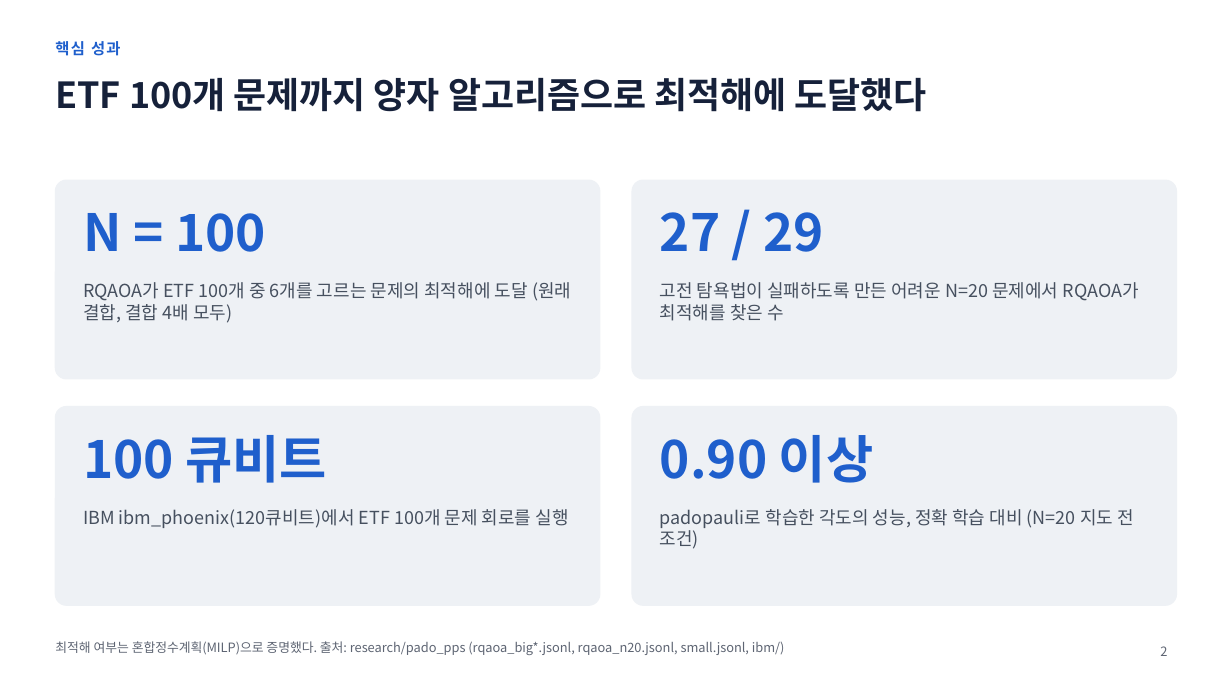
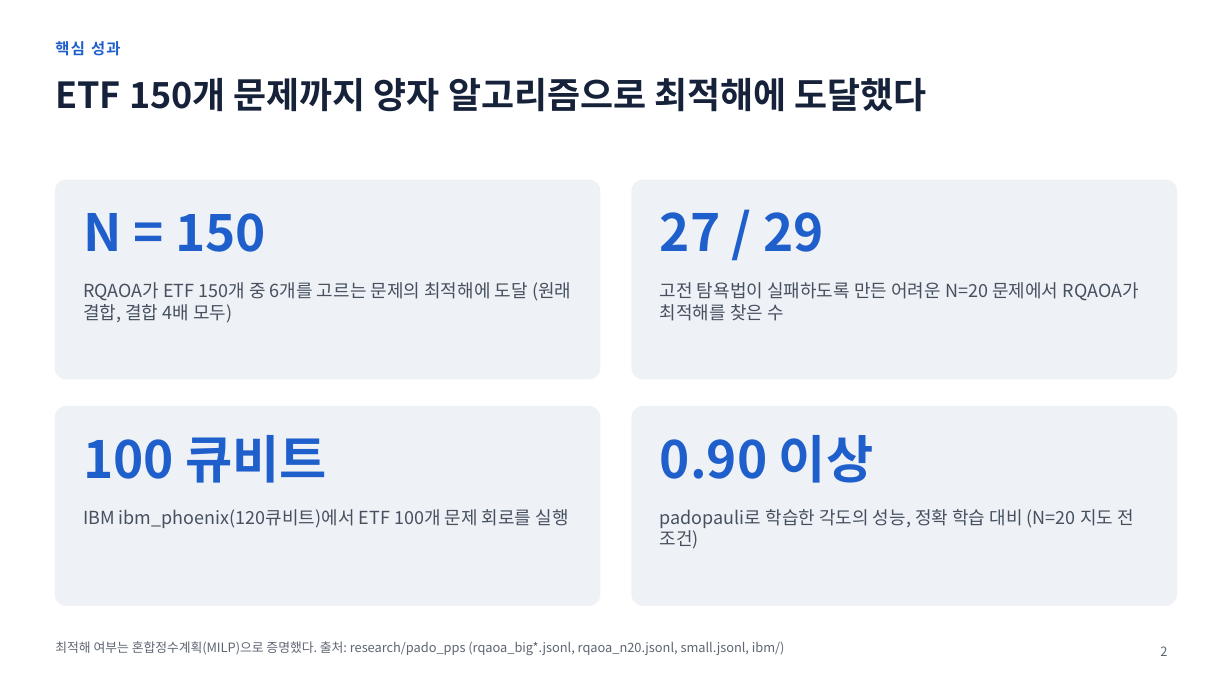
Before and after one commit to 202155570/norma-qaoa, a slide deck: slide 2 of docs/qaoa_achievements_2026-11-19.pptx. Drawn at 1232x693 pixels with LibreOffice and Linux fonts; fonts in the diff are those of the drawing. Boxes give left, top, right and bottom in pixels: in the first picture for what was removed or moved away, otherwise in the second. Text is boxed around its words. In the diff, an @@ line names an element or a change of style, - is before the commit and + after.

```diff
--- a/docs/qaoa_achievements_2026-11-19.pptx
+++ b/docs/qaoa_achievements_2026-11-19.pptx
@@ title at (x1=55, y1=78, x2=927, y2=112): text changed @@
-ETF 100개 문제까지 양자 알고리즘으로 최적해에 도달했다
+ETF 150개 문제까지 양자 알고리즘으로 최적해에 도달했다
@@ text at (x1=83, y1=213, x2=266, y2=252): text changed @@
-N = 100
+N = 150
@@ text at (x1=83, y1=282, x2=571, y2=323): text changed @@
-RQAOA가 ETF 100개 중 6개를 고르는 문제의 최적해에 도달 (원래 결합, 결합 4배 모두)
+RQAOA가 ETF 150개 중 6개를 고르는 문제의 최적해에 도달 (원래 결합, 결합 4배 모두)
```
Also in this commit, not shown: 3 other slides changed, 6 other files.
